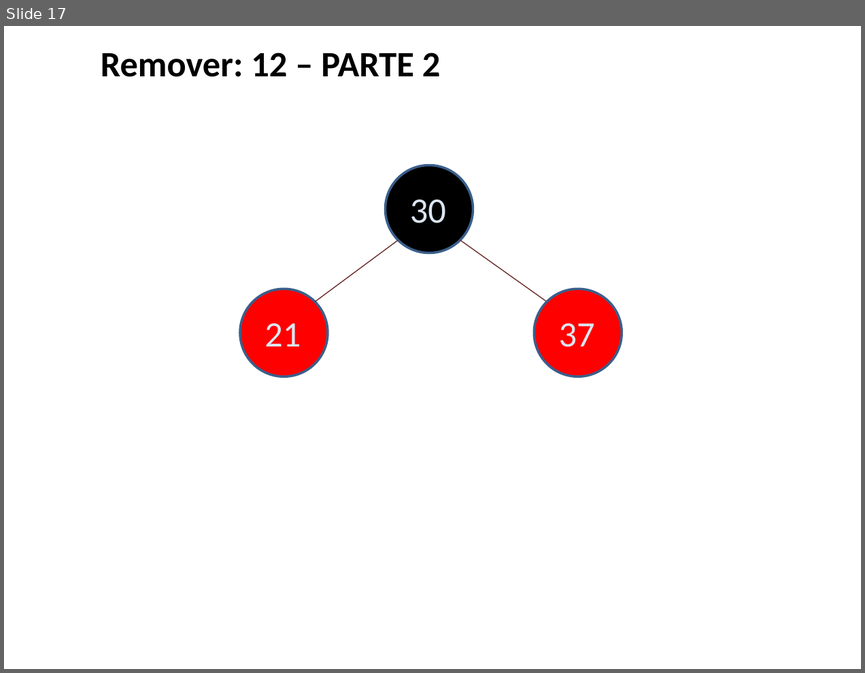
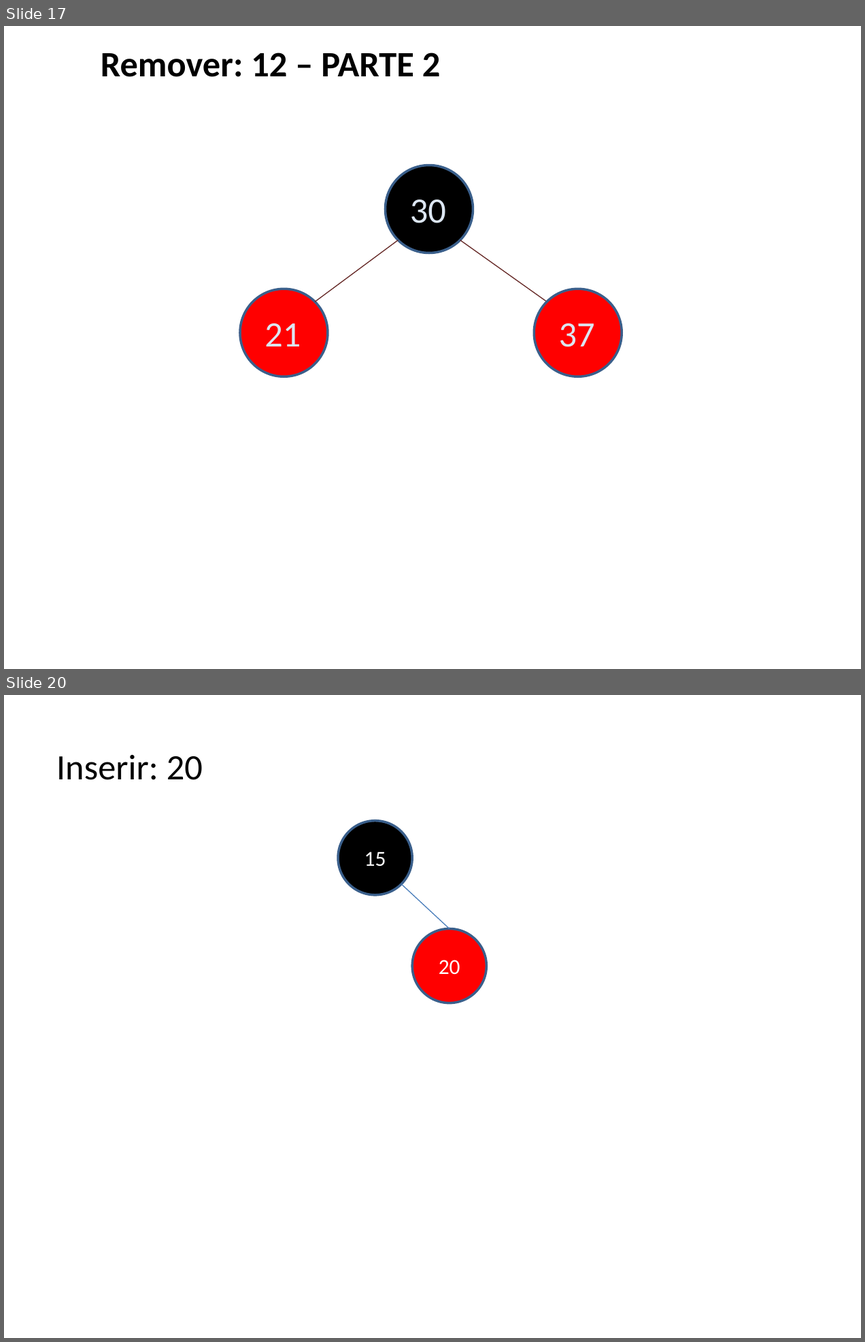
Before and after one commit to AndreBoniatti/ProjCPP, a slide deck: Arvores/Representacoes/ExArvRubroNegra.pptx. Shown one above the other, each under a label of ours: slide 17 before the commit, slides 17 and 20 after it; the slides between them are not shown. The pictures are 865x673 and 865x1342 pixels, drawn with LibreOffice and Linux fonts; fonts in the diff are those of the drawing. Boxes give left, top, right and bottom in pixels: in the first picture for what was removed or moved away, otherwise in the second. Text is boxed around its words. In the diff, an @@ line names an element or a change of style, - is before the commit and + after.

```diff
--- a/Arvores/Representacoes/ExArvRubroNegra.pptx
+++ b/Arvores/Representacoes/ExArvRubroNegra.pptx
@@ slide 20 added at (4,695,861,1338), background #FFFFFF @@
@@ subtitle added at (56,755,203,780), 30 pt, text #000000 @@
+Inserir: 20
@@ ellipse added at (338,821,413,896), fill #000000, outline #3A5F8C 2 pt, 18 pt, text #FFFFFF @@
+15
@@ line added from (402, 884) to (449, 929), #4B7EBC 0.75 pt @@
@@ ellipse added at (412,929,486,1004), fill #FF0000, outline #3A5F8C 2 pt, 18 pt, text #FFFFFF @@
+20
```
Also in this commit, not shown: 36 other slides added.
